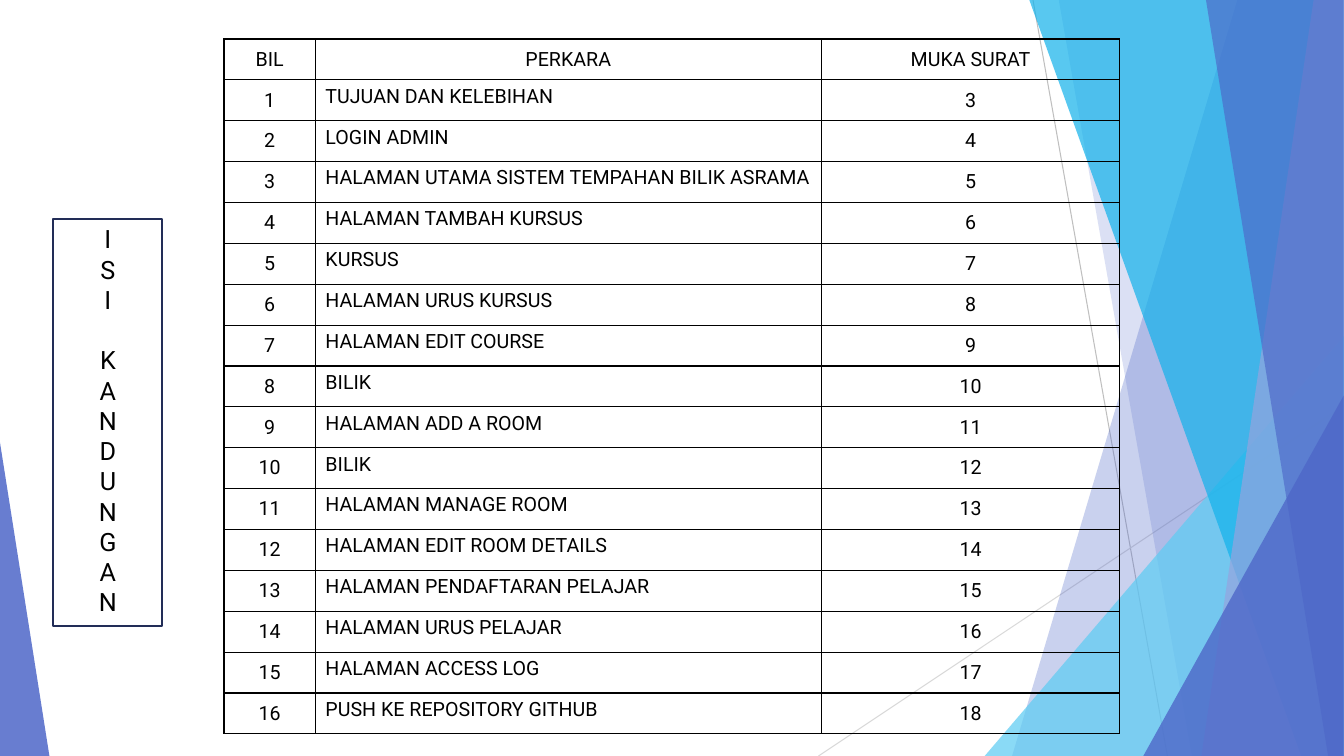
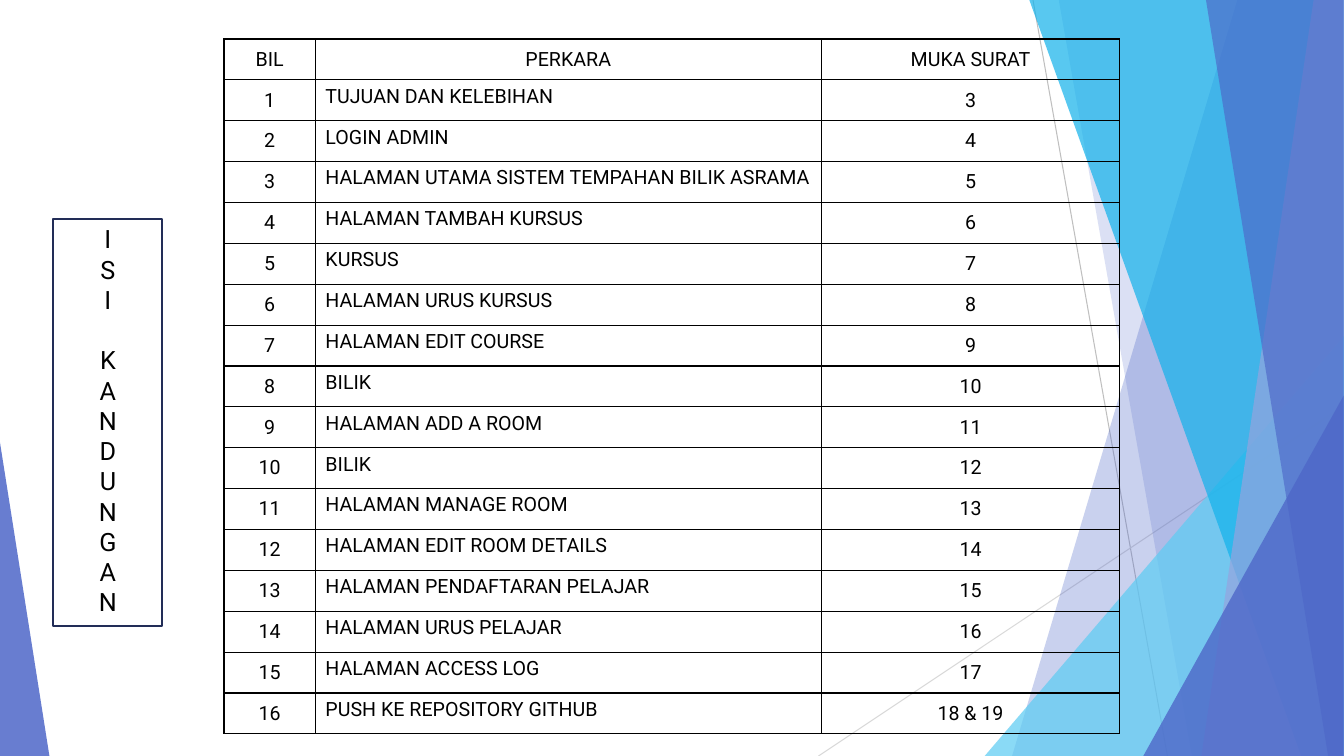
Before and after one commit to aliaatrhaziz/alia_final_itd, a slide deck: slide 2 of MANUAL PENGGUNA SISTEM TEMPAHAN BILIK ASRAMA.pptx. Drawn at 1344x756 pixels with LibreOffice and Linux fonts; fonts in the diff are those of the drawing. Boxes give left, top, right and bottom in pixels: in the first picture for what was removed or moved away, otherwise in the second. Text is boxed around its words. In the diff, an @@ line names an element or a change of style, - is before the commit and + after.

```diff
--- a/MANUAL PENGGUNA SISTEM TEMPAHAN BILIK ASRAMA.pptx
+++ b/MANUAL PENGGUNA SISTEM TEMPAHAN BILIK ASRAMA.pptx
@@ table at (x1=224, y1=39, x2=1120, y2=734) @@
-row 17, column 3: 18
+row 17, column 3: 18 & 19
```
Also in this commit, not shown: 1 other slide changed, 1 slide added, 1 other file.
